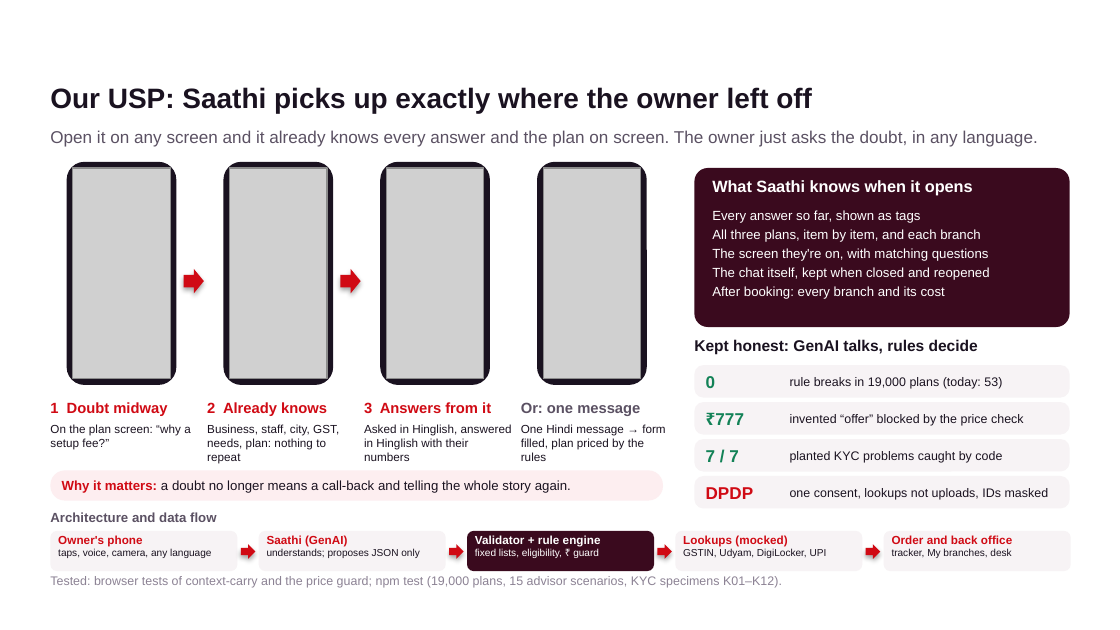
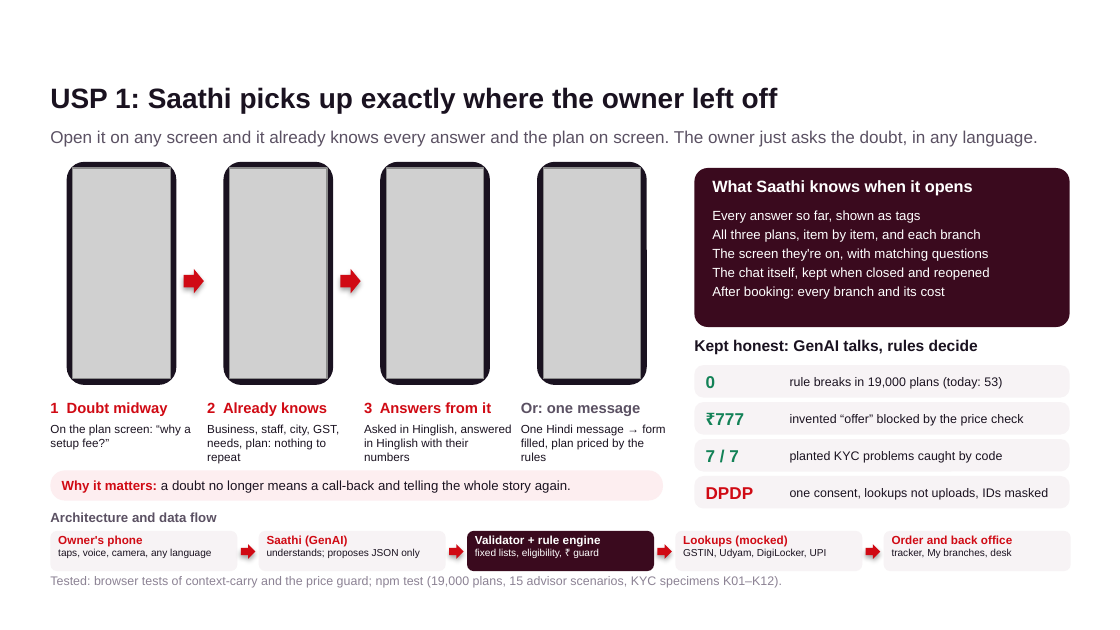
Before and after one commit to kaustubh3103/udyam-digital, a slide deck: slide 5 of docs/Team_JIO_Udyam_Digital.pptx. Drawn at 1120x630 pixels with LibreOffice and Linux fonts; fonts in the diff are those of the drawing; grey boxes stand for pictures; background and template pictures are left out. Boxes give left, top, right and bottom in pixels: in the first picture for what was removed or moved away, otherwise in the second. Text is boxed around its words. In the diff, an @@ line names an element or a change of style, - is before the commit and + after.

```diff
--- a/docs/Team_JIO_Udyam_Digital.pptx
+++ b/docs/Team_JIO_Udyam_Digital.pptx
@@ text at box(50, 87, 778, 113): text changed @@
-Our USP: Saathi picks up exactly where the owner left off
+USP 1: Saathi picks up exactly where the owner left off
```
Also in this commit, not shown: 1 slide added.
